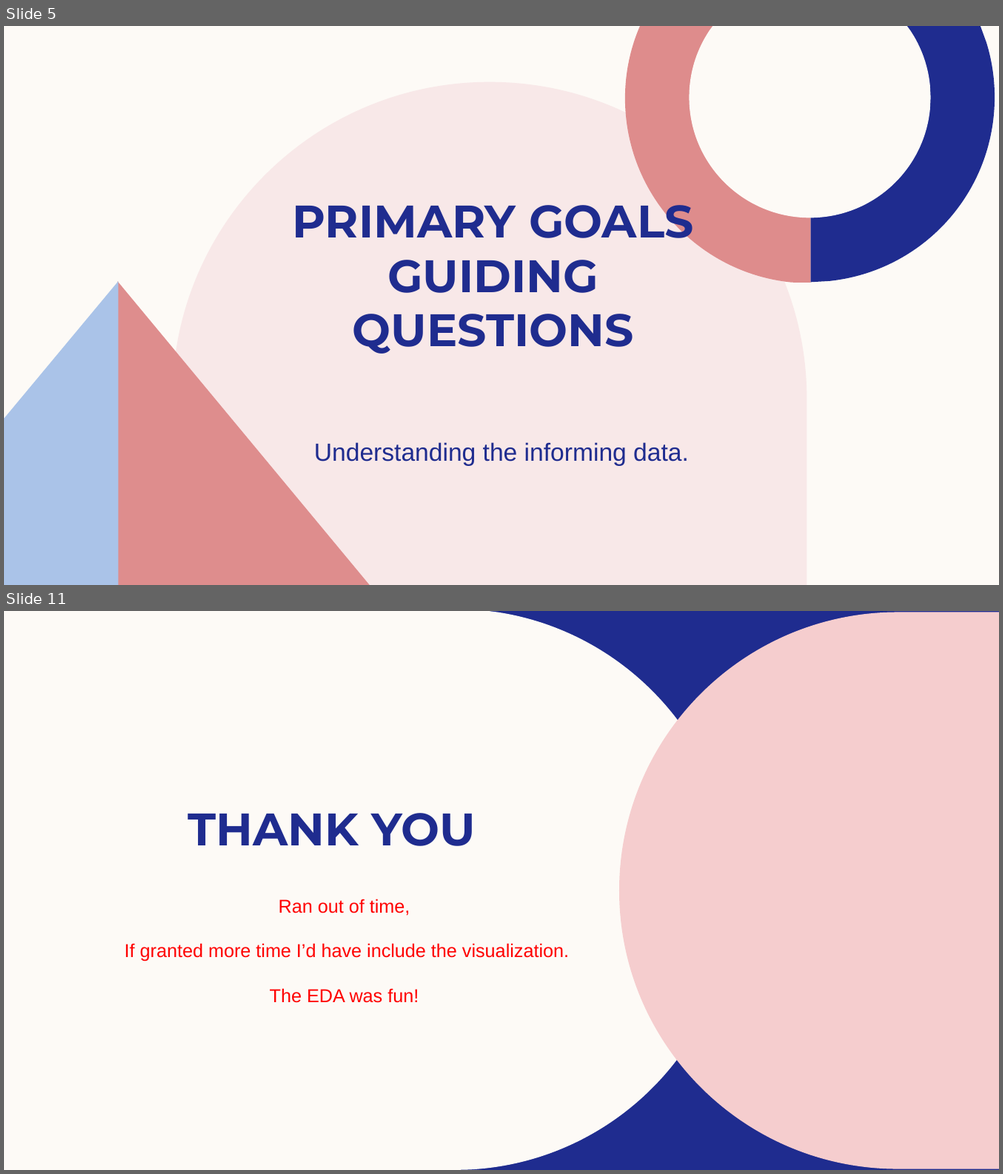
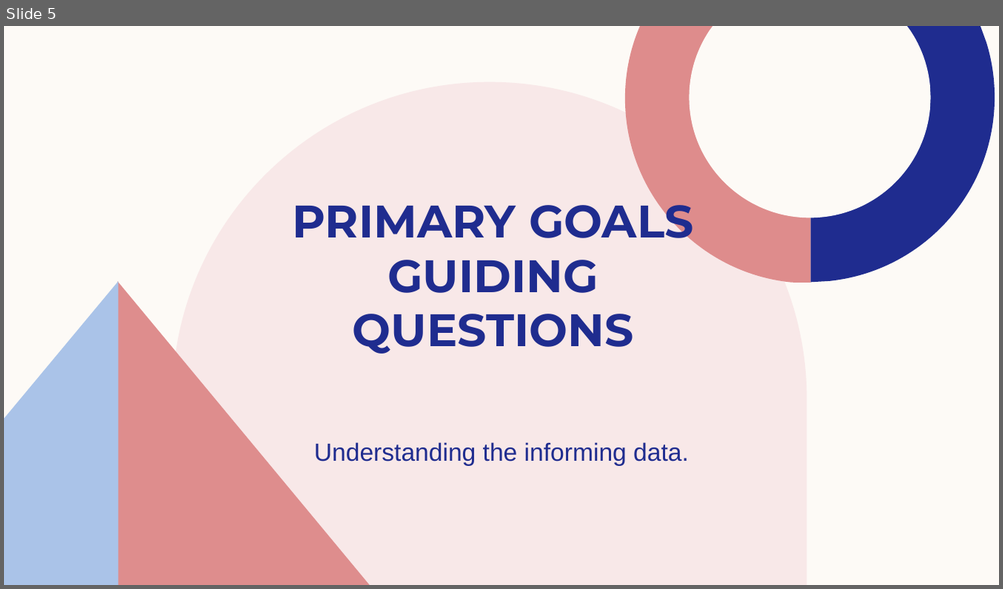
Before and after one commit to rurigi-waweru/dsc-waweru-phase-one-project, a slide deck: Presentation (MICROSOFT STUDIO).pptx. Shown one above the other, each under a label of ours: slides 5 and 11 before the commit, slide 5 after it; the slides between them are not shown. The pictures are 1003x1174 and 1003x589 pixels, drawn with LibreOffice and Linux fonts; fonts in the diff are those of the drawing; background and template pictures are left out. Boxes give left, top, right and bottom in pixels: in the first picture for what was removed or moved away, otherwise in the second. Text is boxed around its words. In the diff, an @@ line names an element or a change of style, - is before the commit and + after.

```diff
--- a/Presentation (MICROSOFT STUDIO).pptx
+++ b/Presentation (MICROSOFT STUDIO).pptx
@@ slide 11 removed at box(4, 611, 999, 1170), background #1F2C8F @@
@@ freeform shape removed at box(4, 611, 734, 1170) @@
@@ freeform shape removed at box(619, 612, 999, 1169) @@
@@ title removed at box(188, 813, 475, 846) @@
-THANK YOU
@@ text removed at box(125, 899, 569, 1003) @@
-Ran out of time,
-If granted more time I’d have include the visualization.
-The EDA was fun!
```
Also in this commit, not shown: 4 slides changed, 9 slides added, 3 other slides removed, 22 other files.
